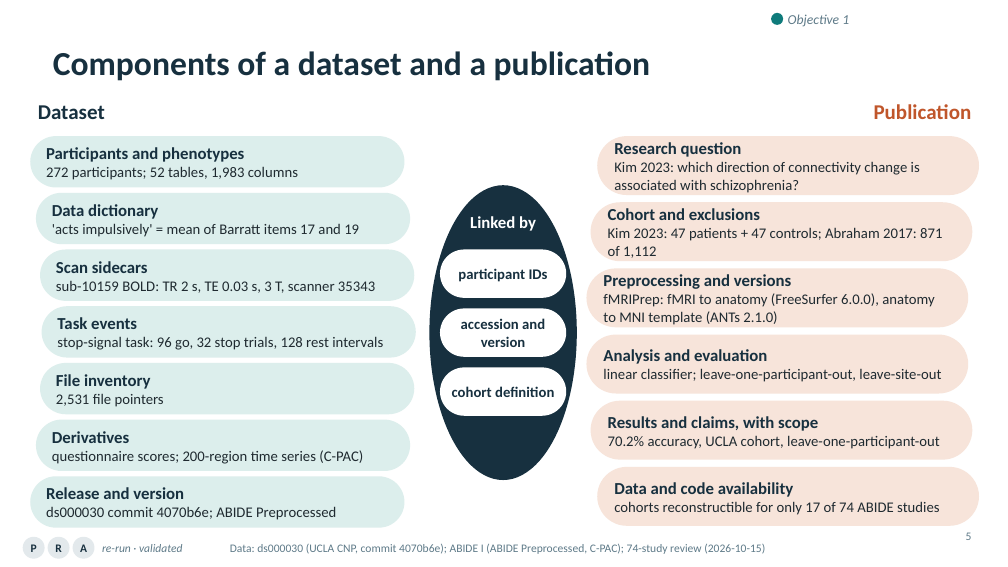
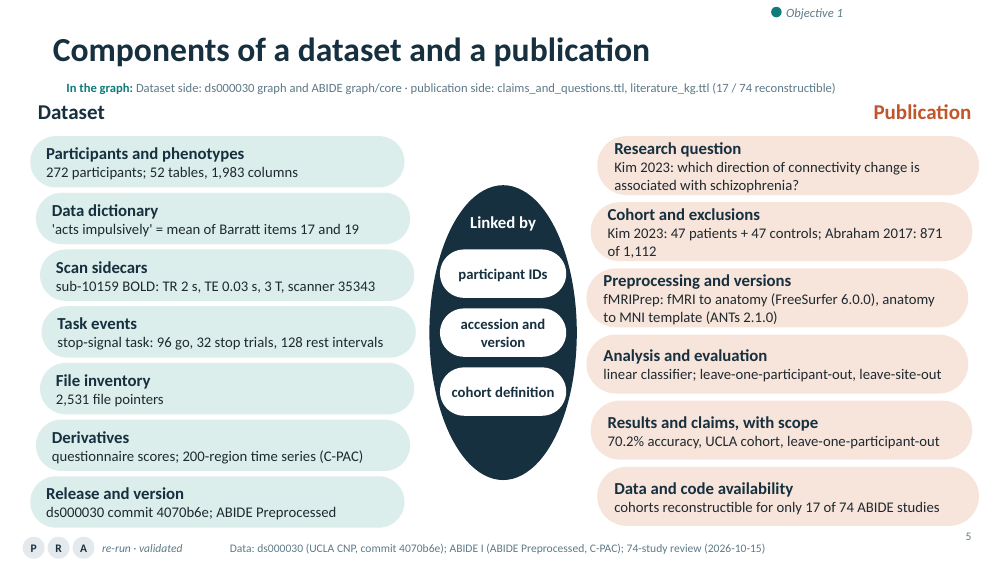
Before and after one commit to ReproNim/llm-workshop-kg, a slide deck: slide 5 of slides/Knowledge_Graphs_Skills_Neuroimaging_v4.pptx. Drawn at 1008x567 pixels with LibreOffice and Linux fonts; fonts in the diff are those of the drawing; background and template pictures are left out. Boxes give left, top, right and bottom in pixels: in the first picture for what was removed or moved away, otherwise in the second. Text is boxed around its words. In the diff, an @@ line names an element or a change of style, - is before the commit and + after.

```diff
--- a/slides/Knowledge_Graphs_Skills_Neuroimaging_v4.pptx
+++ b/slides/Knowledge_Graphs_Skills_Neuroimaging_v4.pptx
@@ title "Components of a dataset and ...": place and size @@
-title "Components of a dataset and ..." at bbox=[53, 51, 650, 81]
+title "Components of a dataset and ..." at bbox=[53, 37, 650, 67]
@@ ellipse: place and size @@
-ellipse at bbox=[771, 13, 783, 25]
+ellipse at bbox=[771, 7, 782, 17]
@@ text "Objective 1" at bbox=[786, 8, 843, 19]: size 13 to 12 pt @@
@@ text added at bbox=[66, 83, 836, 94], 12 pt, text #5E7A88 @@
+In the graph: Dataset side: ds000030 graph and ABIDE graph/core · publication side: claims_and_questions.ttl, literature_kg.ttl (17 / 74 reconstructible)
```
Also in this commit, not shown: 20 other slides changed, 3 slides added, 2 slides removed, 2 other files.
